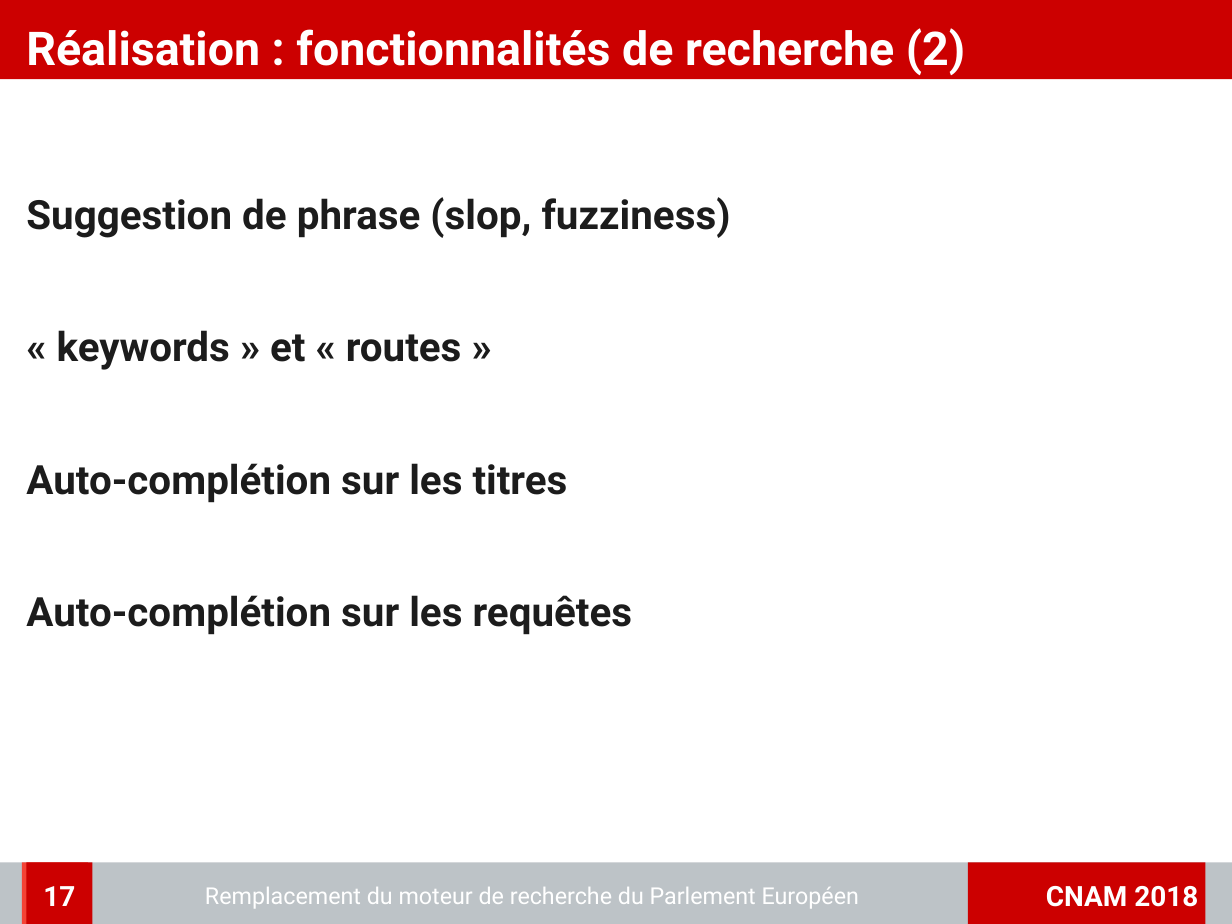
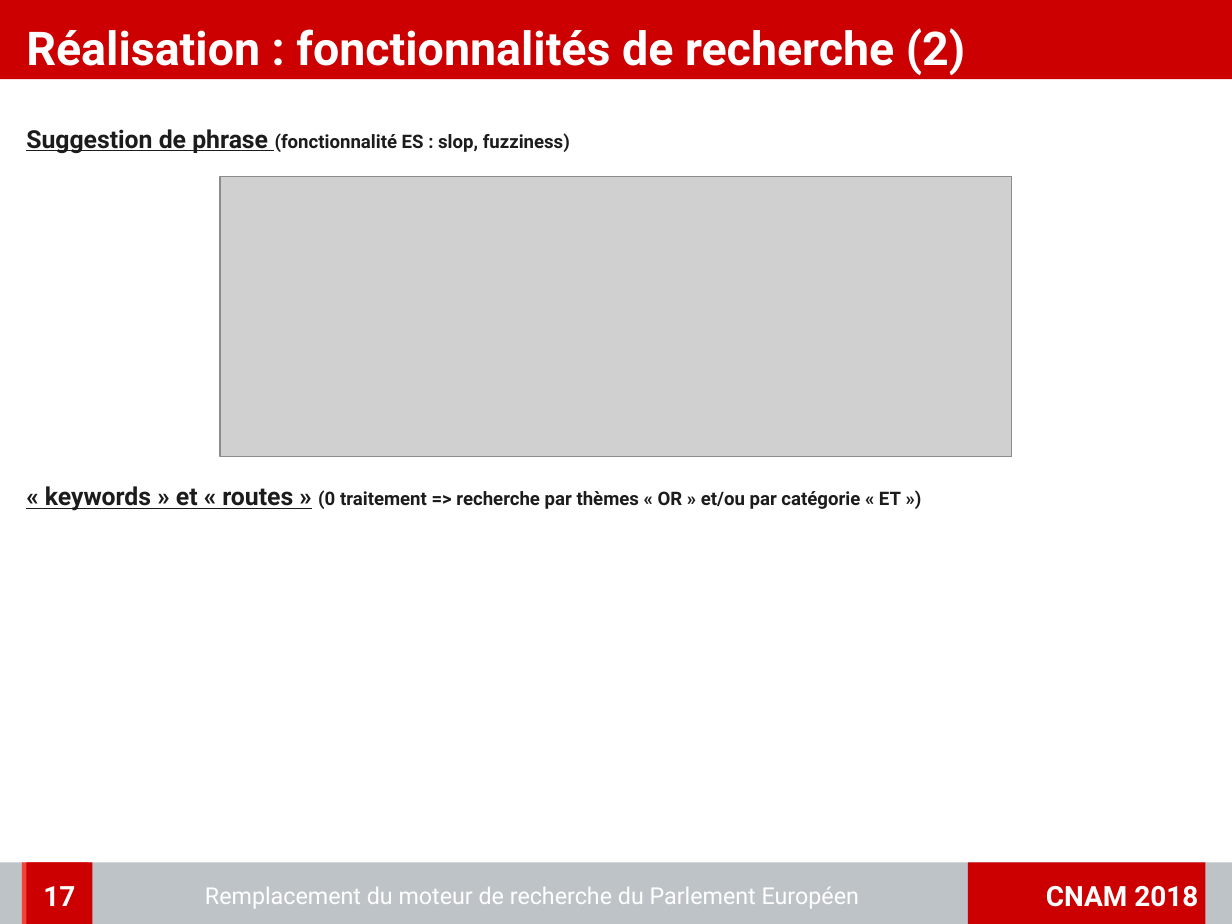
Before and after one commit to charleshuber/4tfront, a slide deck: slide 17 of memoire/presentation/memoire_presentation.odp. Drawn at 1232x924 pixels with LibreOffice and Linux fonts; fonts in the diff are those of the drawing; grey boxes stand for pictures; background and template pictures are left out. Boxes give left, top, right and bottom in pixels: in the first picture for what was removed or moved away, otherwise in the second. Text is boxed around its words. In the diff, an @@ line names an element or a change of style, - is before the commit and + after.

```diff
--- a/memoire/presentation/memoire_presentation.odp
+++ b/memoire/presentation/memoire_presentation.odp
@@ text at [26,129,901,511]: text changed; size 26 to 12 pt @@
-Suggestion de phrase (slop, fuzziness)
-« keywords » et « routes »
-Auto-complétion sur les titres
-Auto-complétion sur les requêtes
+Suggestion de phrase (fonctionnalité ES : slop, fuzziness)
+« keywords » et « routes » (0 traitement => recherche par thèmes « OR » et/ou par catégorie « ET »)
@@ picture added at [220,177,1013,456] @@
```
Also in this commit, not shown: 7 other slides changed, 1 slide added, 5 other files.
